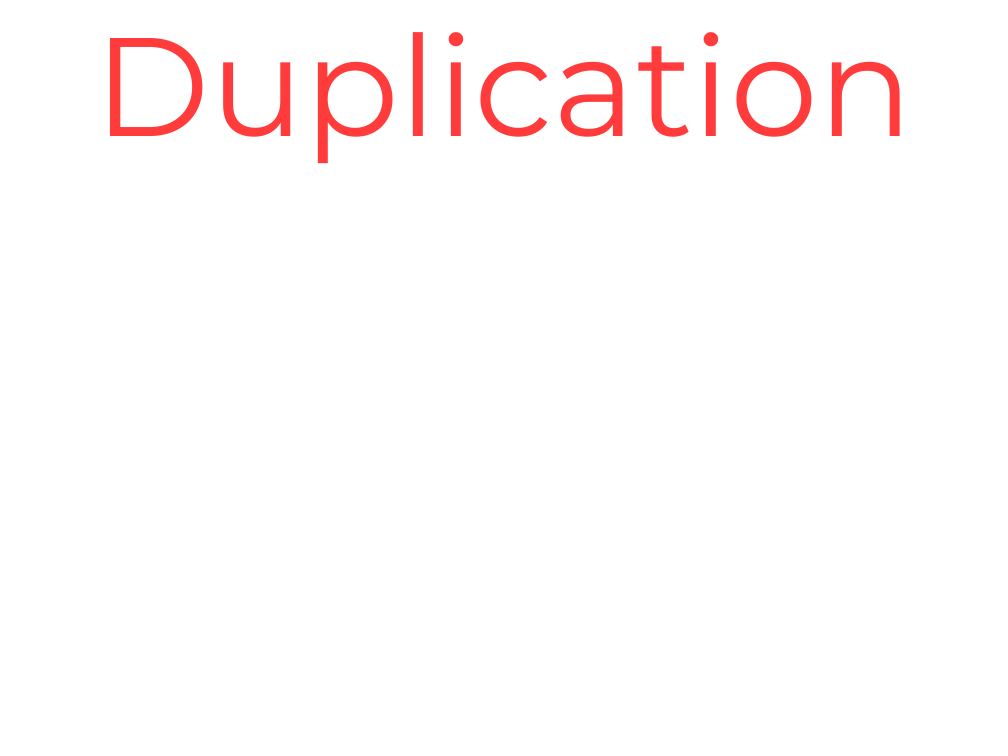
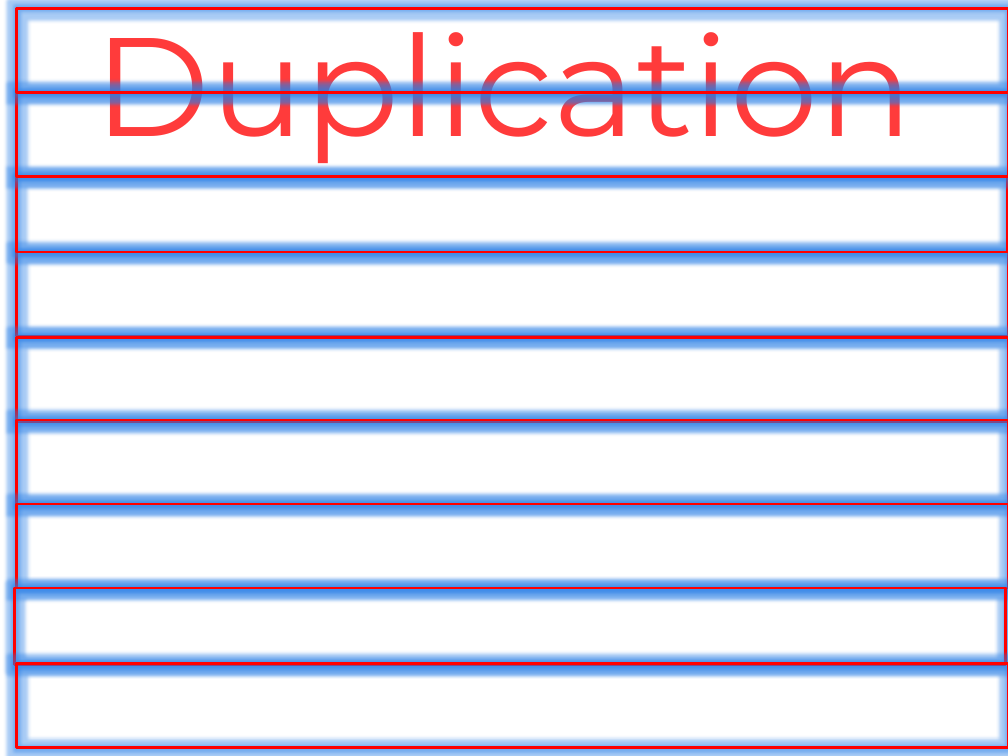
Before and after one commit to isidore/RefactoringClass, a slide deck: slide 8 of Slides/Duplication.pptx. Drawn at 1008x756 pixels with LibreOffice and Linux fonts; fonts in the diff are those of the drawing; background and template pictures are left out. Boxes give left, top, right and bottom in pixels: in the first picture for what was removed or moved away, otherwise in the second. Text is boxed around its words. In the diff, an @@ line names an element or a change of style, - is before the commit and + after.

```diff
--- a/Slides/Duplication.pptx
+++ b/Slides/Duplication.pptx
@@ rectangle added at [17, 8, 1008, 92], outline #FF0000 2 pt @@
@@ rectangle added at [17, 93, 1008, 176], outline #FF0000 2 pt @@
@@ rectangle added at [16, 176, 1007, 252], outline #FF0000 2 pt @@
@@ rectangle added at [17, 252, 1008, 336], outline #FF0000 2 pt @@
@@ rectangle added at [17, 338, 1008, 421], outline #FF0000 2 pt @@
@@ rectangle added at [17, 420, 1008, 504], outline #FF0000 2 pt @@
@@ rectangle added at [17, 504, 1008, 588], outline #FF0000 2 pt @@
@@ rectangle added at [15, 588, 1006, 664], outline #FF0000 2 pt @@
@@ rectangle added at [17, 663, 1008, 747], outline #FF0000 2 pt @@
```
Also in this commit, not shown: 49 other slides changed, 6 slides removed, 25 other files.
